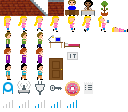
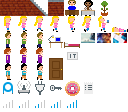
Layers edited between the first and the second 128px x 112px image:
showed "Art 3" over [113, 33, 127, 43]
showed "Art 2" over [97, 33, 111, 43]
showed "Art 1" over [81, 33, 95, 43]
